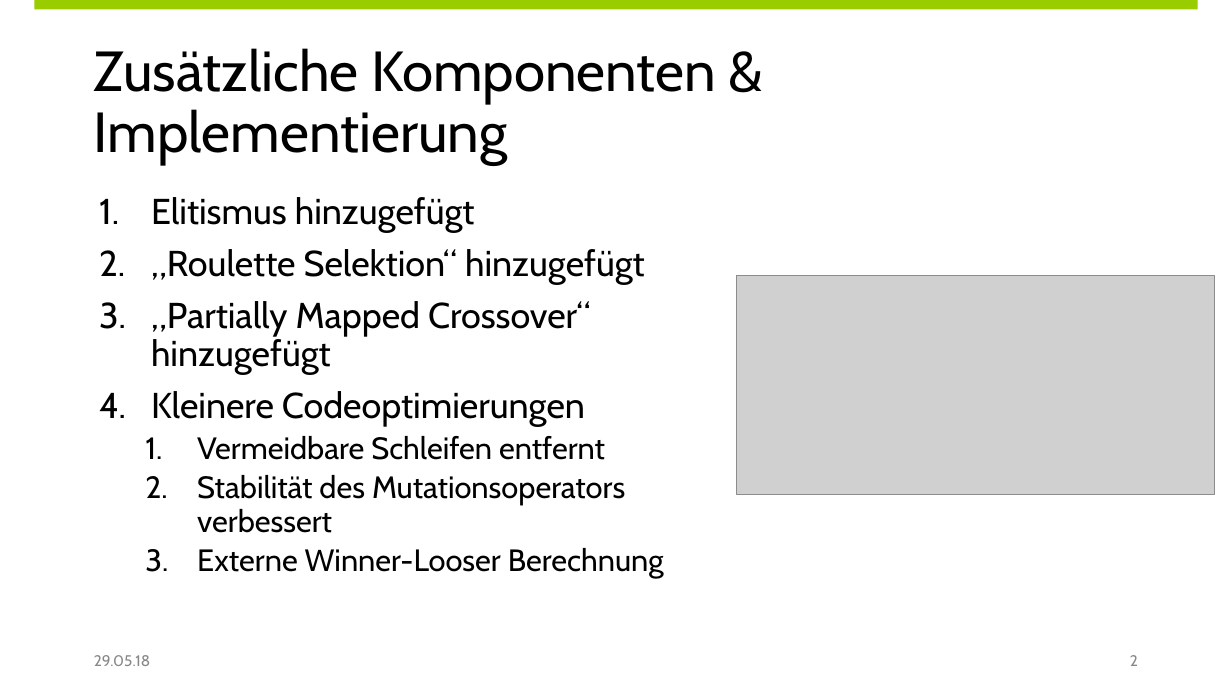
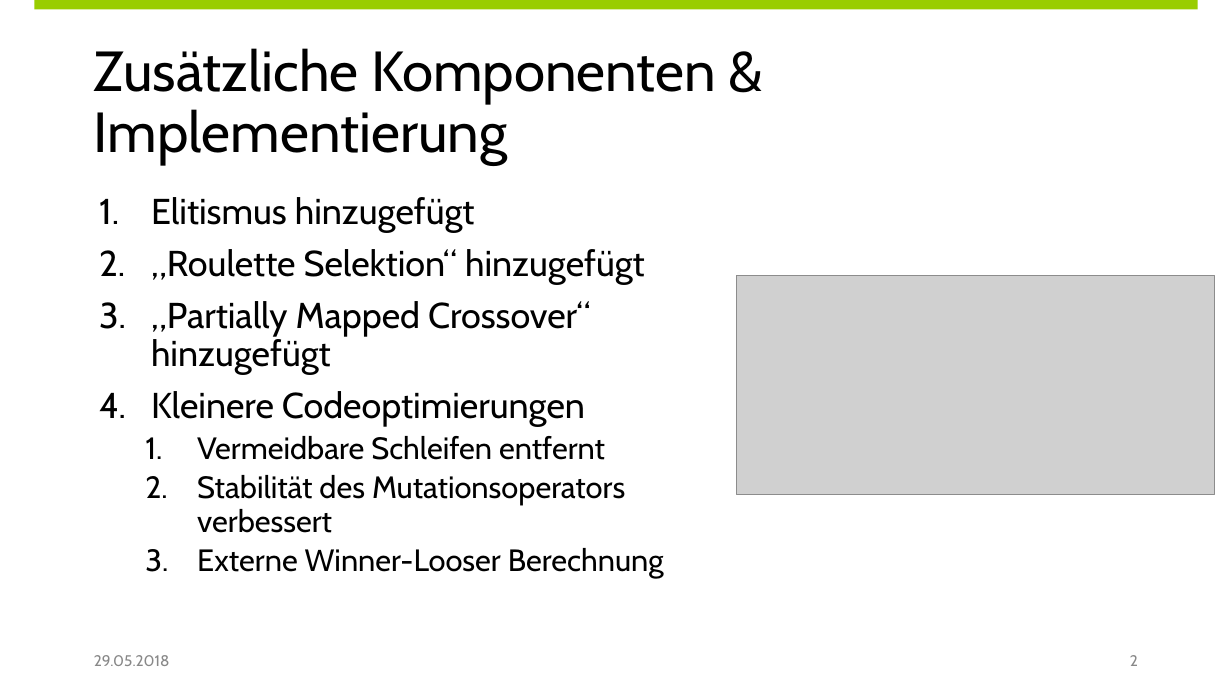
Before and after one commit to Shark919/Metaheuristiken, a slide deck: slide 3 of project/1_metaheuristiken/presentation.pptx. Drawn at 1232x693 pixels with LibreOffice and Linux fonts; fonts in the diff are those of the drawing; grey boxes stand for pictures. Boxes give left, top, right and bottom in pixels: in the first picture for what was removed or moved away, otherwise in the second. Text is boxed around its words. In the diff, an @@ line names an element or a change of style, - is before the commit and + after.

```diff
--- a/project/1_metaheuristiken/presentation.pptx
+++ b/project/1_metaheuristiken/presentation.pptx
@@ text at bbox=[94, 655, 170, 666]: text changed @@
-29.05.18
+29.05.2018
```
Also in this commit, not shown: 5 other slides changed, 1 other file.
